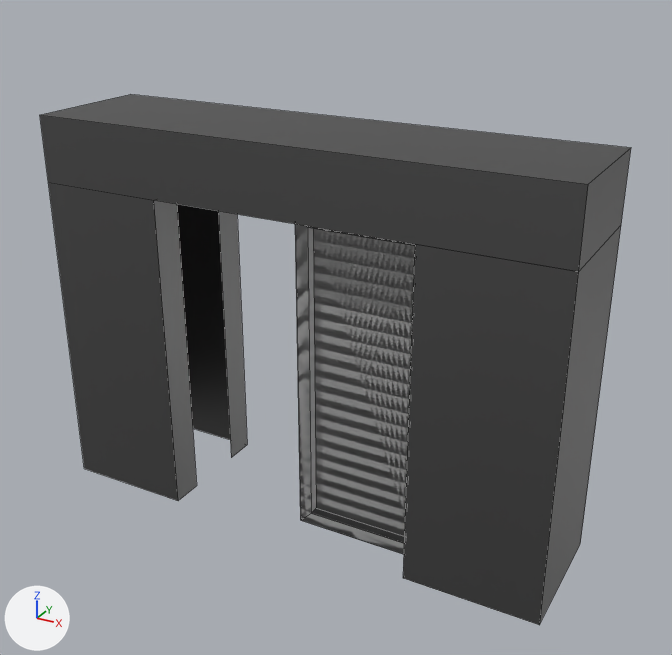
Two versions of the FBX model Assets/Models/Gate.fbx, one commit apart.
Both versions are drawn from a 50 mm camera at (12.7, -21.8, 17.2) aimed at (0.7, 0.0, 6.3). Every picture has the same lights, and +X, +Y and +Z are marked at lower left. Mesh edges are drawn as thin lines. Where no turn or scale is listed for an object, it has been applied to the vertices.

Names of what the first picture shows: 'Doors1', 'Doors2', 'Frame1', 'Frame2', 'FrameTop'.
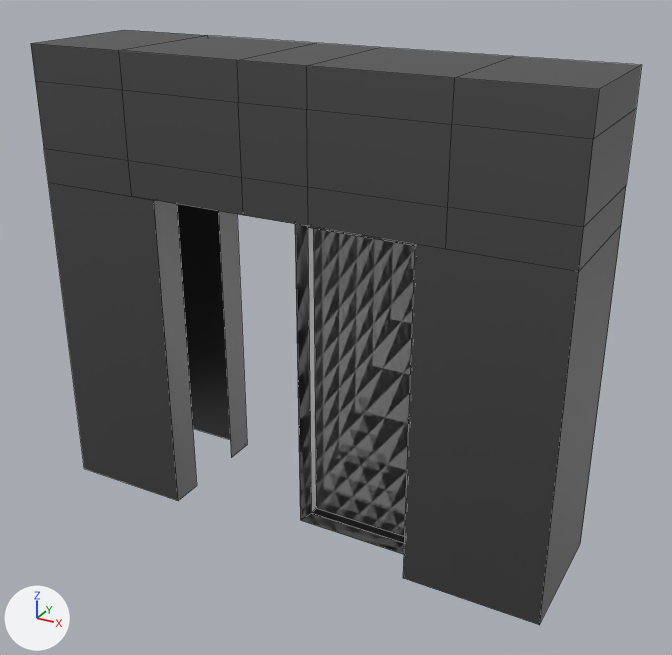
Where the newer file only moved an object's origin or applied its transform, the numbers keep the older frame.

Location of each change, (x1, y1, x2, y2) in pixels of the pictures (672 x 655 px):
'FrameTop', reshaped, turned, rescaled: before (40, 94, 631, 272); after (31, 30, 642, 272)
'Doors1', reshaped: before (295, 225, 415, 553); after (295, 224, 415, 553)
part 1 of me_cube_017, recoloured: (295, 225, 415, 554) in both

Edits to the bpy script that builds the scene:
```text
Add img_atlas_png:
    img_atlas_png = load_image('atlas.png', '../Textures/Robot/atlas.png', 1918, 314, 'sRGB')
Add img_gatetop_png:
    img_gatetop_png = load_image('GateTop.png', '../Textures/GateTop.png', 512, 400, 'sRGB')
Add mat_cube:
    mat_cube = principled_material('Cube')
    mat_cube.texture = img_atlas_png
    mat_cube.metallic = 1.0
    mat_cube.roughness = 0.508
Add mat_gatetop:
    mat_gatetop = principled_material('GateTop')
    mat_gatetop.texture = img_gatetop_png
    mat_gatetop.metallic = 1.0
Change me_cube_017:
    used by ob_doors2; location = (2.0, 0.0, 5.0)
    remove me_cube_017.from_pydata(...)  # 24 vertices, 22 faces; spans x -2.0..2.0, y -1.0..1.0, z -5.0..5.0
    add me_cube_017.from_pydata(...)  # 24 vertices, 21 faces; spans x -2.0..2.0, y -1.0..1.0, z -5.0..5.0
    me_cube_017 part 1: 21 faces spanning x -2.0..2.0, y -1.0..1.0, z -5.0..5.0 switch from mat_greymetal (light grey #cbcbcb) to mat_cube (picture img_atlas_png)
Change me_cube_018:
    used by ob_frametop; location = (0.0, 0.0, 11.0); scale = (4.0, 4.0, 4.0)
    remove me_cube_018.from_pydata(...)  # 8 vertices, 6 faces; spans x -2.0..2.0, y -0.5..0.5, z -0.25..0.25
    remove me_cube_018.materials.append(mat_graymetal)  # grey #727272
    add me_cube_018.from_pydata(...)  # 48 vertices, 46 faces; spans x -800.0..800.0, y -100.0..300.0, z -200.0..200.0
    me_cube_018 part 2: the whole mesh is rebuilt
    add me_cube_018.materials.append(mat_gatetop)  # picture img_gatetop_png
Change me_cube_016:
    used by ob_doors1; location = (2.0, 0.0, 5.0)
    remove me_cube_016.from_pydata(...)  # 24 vertices, 22 faces; spans x -2.0..2.0, y -1.0..1.0, z -5.0..5.0
    add me_cube_016.from_pydata(...)  # 24 vertices, 21 faces; spans x -2.0..2.0, y -1.0..1.0, z -5.0..5.0
    me_cube_016 part 3: 21 faces spanning x -2.0..2.0, y -1.0..1.0, z -5.0..5.0 switch from mat_greymetal (light grey #cbcbcb) to mat_cube (picture img_atlas_png)
Change ob_frametop:
    ob_frametop.rotation_euler: (0.0, 0.0, 0.0) -> (1.571, 0.0, -3.142)  # degrees (0, 0, 0) -> degrees (90, 0, -180)
    ob_frametop.scale: (4.0, 4.0, 4.0) -> (0.01, 0.01, 0.01)
```
